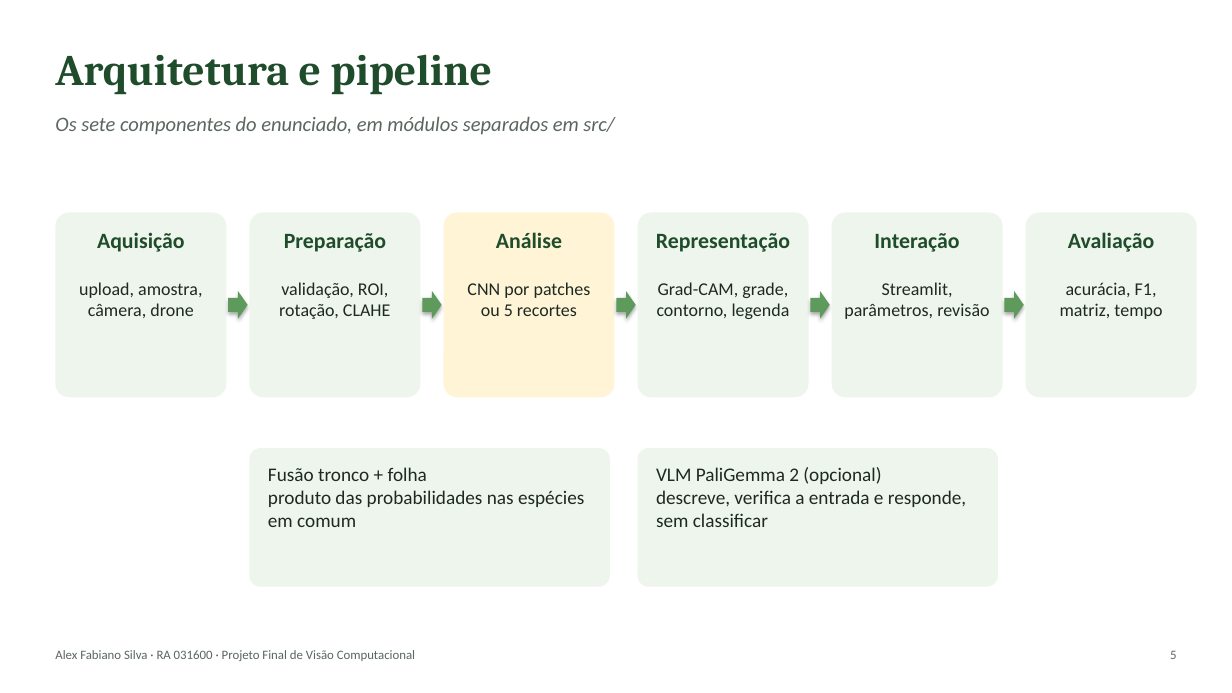
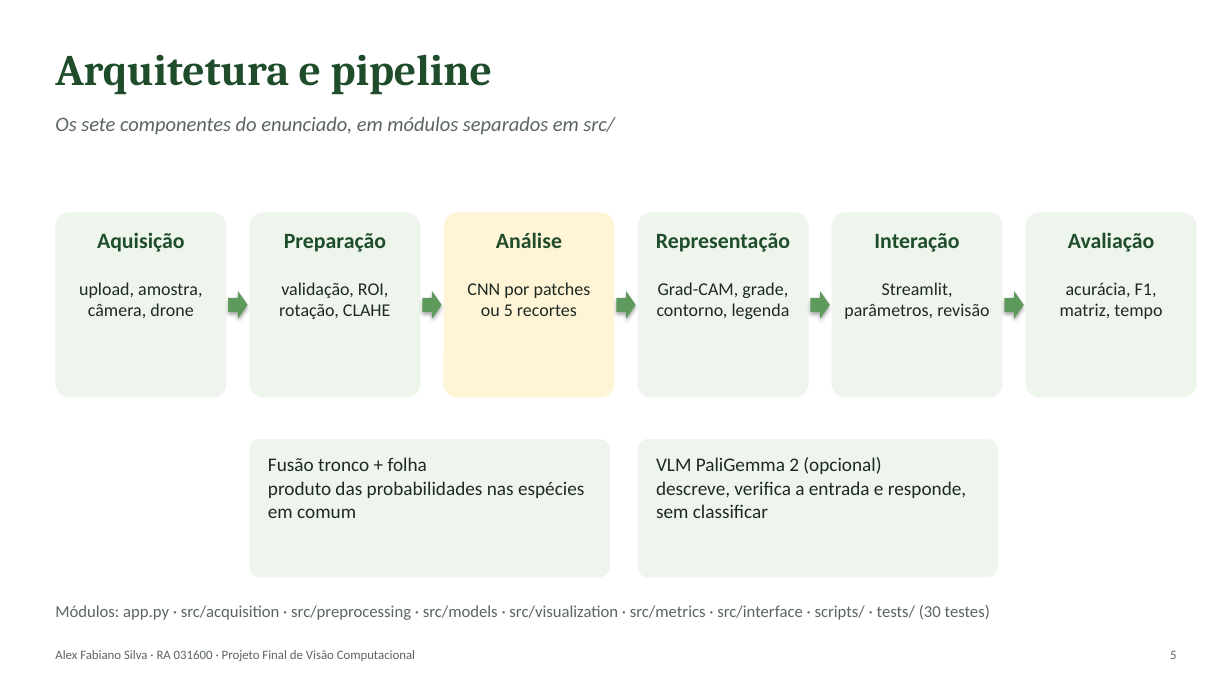
Before and after one commit to alexfabianomoc/Sistema-Interativo-de-Visao-Computacional-e-Inteligencia-Multimodal, a slide deck: slide 5 of docs/apresentacao/apresentacao.pptx. Drawn at 1232x693 pixels with LibreOffice and Linux fonts; fonts in the diff are those of the drawing. Boxes give left, top, right and bottom in pixels: in the first picture for what was removed or moved away, otherwise in the second. Text is boxed around its words. In the diff, an @@ line names an element or a change of style, - is before the commit and + after.

```diff
--- a/docs/apresentacao/apresentacao.pptx
+++ b/docs/apresentacao/apresentacao.pptx
@@ 2 texts, 2 rounded rectangles: place and size @@
-2 texts, 2 rounded rectangles at (250,448,998,587)
+2 texts, 2 rounded rectangles at (250,439,998,578)
@@ text added at (55,605,990,620), 13 pt, text #5B665E @@
+Módulos: app.py · src/acquisition · src/preprocessing · src/models · src/visualization · src/metrics · src/interface · scripts/ · tests/ (30 testes)
```
Also in this commit, not shown: 12 other slides changed, 3 slides added, 4 other files.
